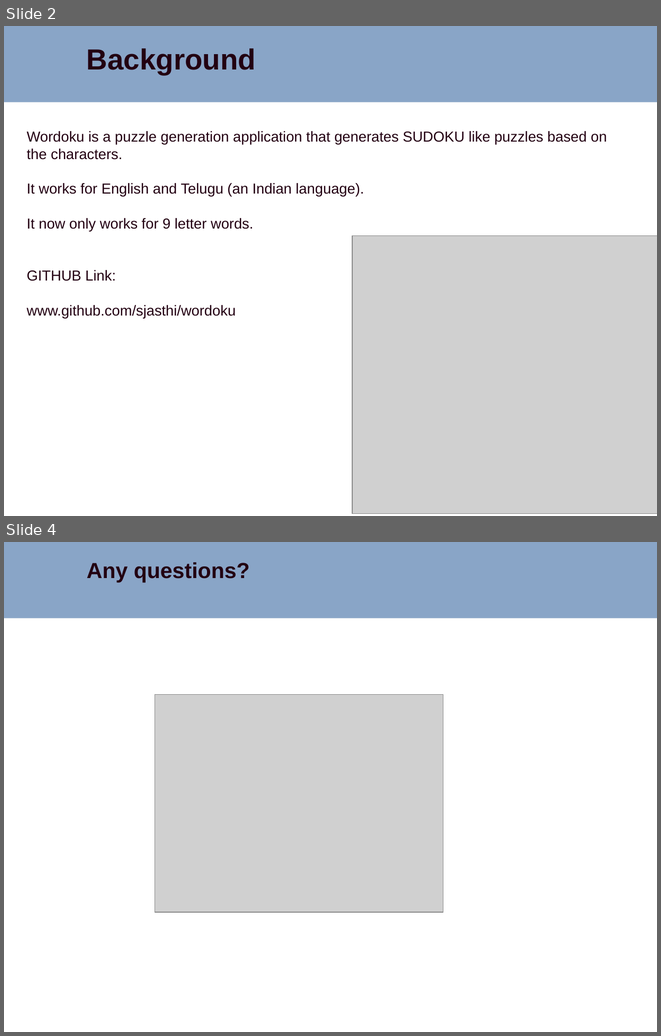
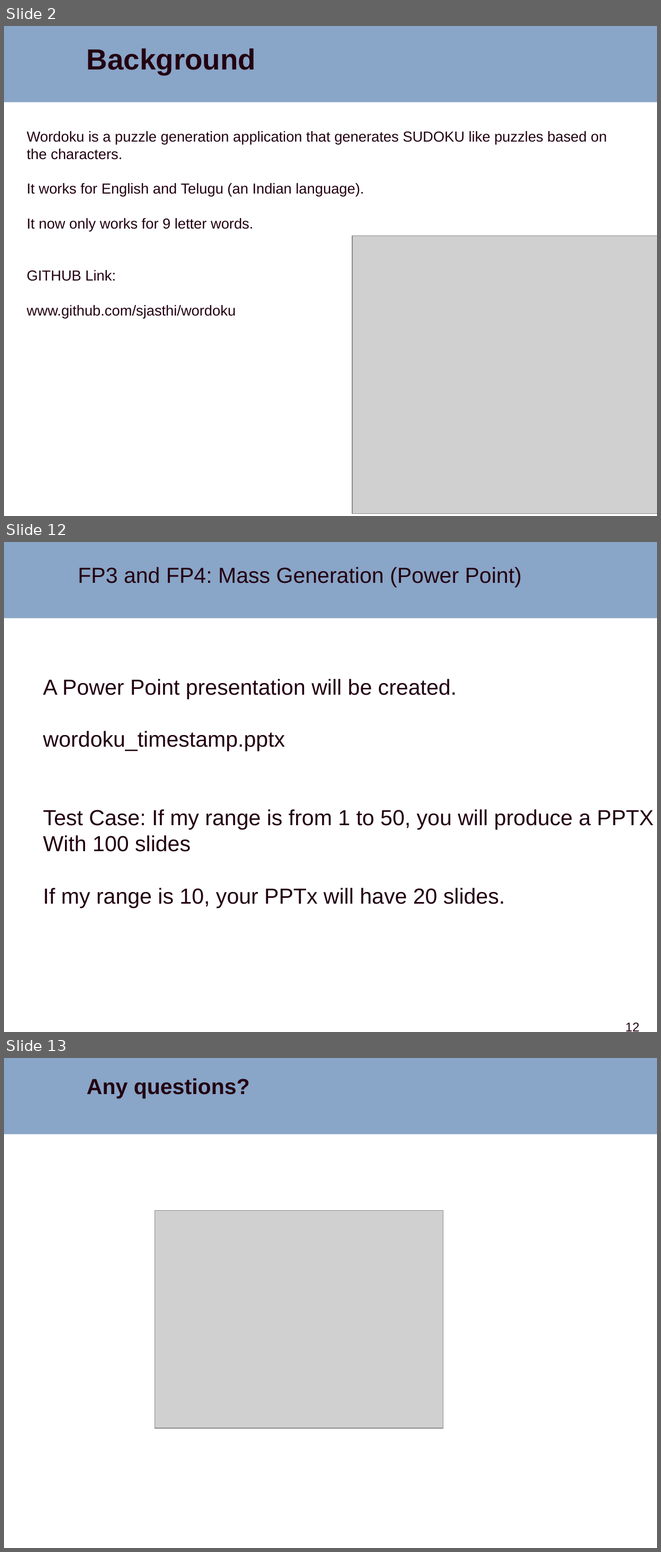
Before and after one commit to sjasthi/wordoku, a slide deck: docs/wordoku_enhancements.pptx. Shown one above the other, each under a label of ours: slides 2 and 4 before the commit, slides 2, 12 and 13 after it; the slides between them are not shown. The pictures are 661x1036 and 661x1552 pixels, drawn with LibreOffice and Linux fonts; fonts in the diff are those of the drawing; grey boxes stand for pictures; background and template pictures are left out. Boxes give left, top, right and bottom in pixels: in the first picture for what was removed or moved away, otherwise in the second. Text is boxed around its words. In the diff, an @@ line names an element or a change of style, - is before the commit and + after.

```diff
--- a/docs/wordoku_enhancements.pptx
+++ b/docs/wordoku_enhancements.pptx
@@ slide 12 added at (x1=4, y1=542, x2=657, y2=1032), background #FFFFFF; not listed: 1 template element that a slide beside it also shows @@
@@ text added at (x1=78, y1=567, x2=522, y2=588), 24 pt, text #220011 @@
+FP3 and FP4: Mass Generation (Power Point)
@@ text added at (x1=43, y1=679, x2=654, y2=908), 24 pt, text #220011 @@
+A Power Point presentation will be created.
+wordoku_timestamp.pptx
+Test Case: If my range is from 1 to 50, you will produce a PPTX
+With 100 slides
+If my range is 10, your PPTx will have 20 slides.
@@ page number added at (x1=625, y1=1022, x2=639, y2=1031), 14 pt, text #220011 @@
+12
@@ what was slide 4 is now slide 13 @@
```
Also in this commit, not shown: 1 slide changed, 8 other slides added.
